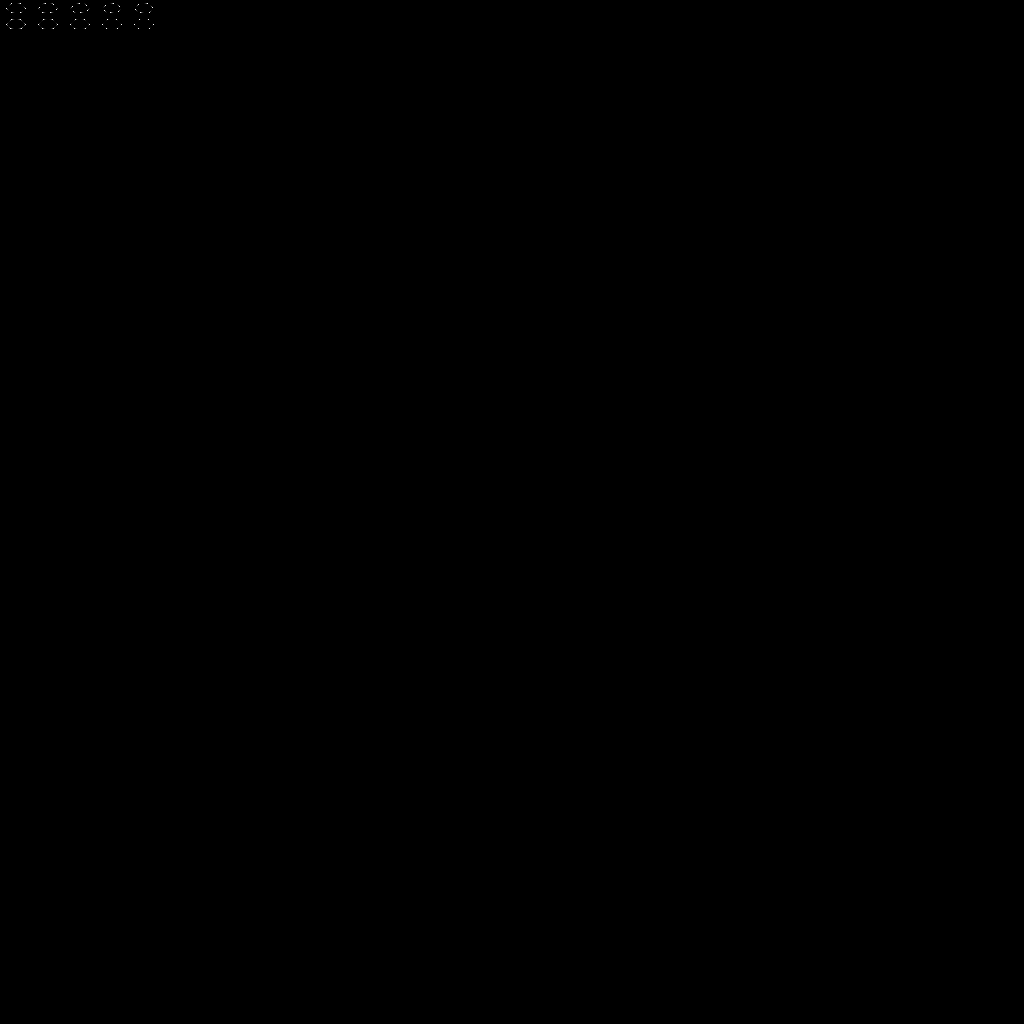
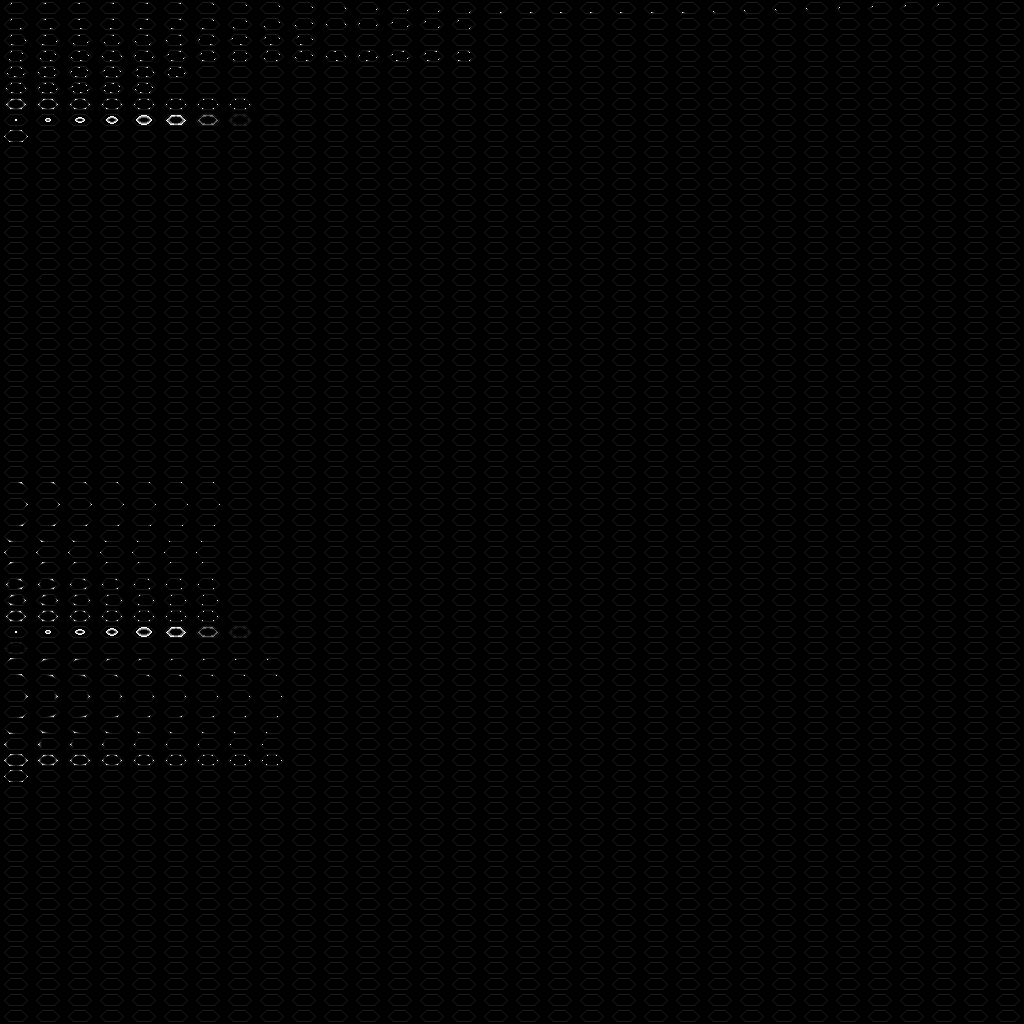
Layers edited between the first and the second 1024×1024 image:
painted on "Calque" over (x1=4, y1=3, x2=939, y2=782)
showed "Grid", opacity 12% → 10%, painted on it over (x1=4, y1=2, x2=1020, y2=1022)
